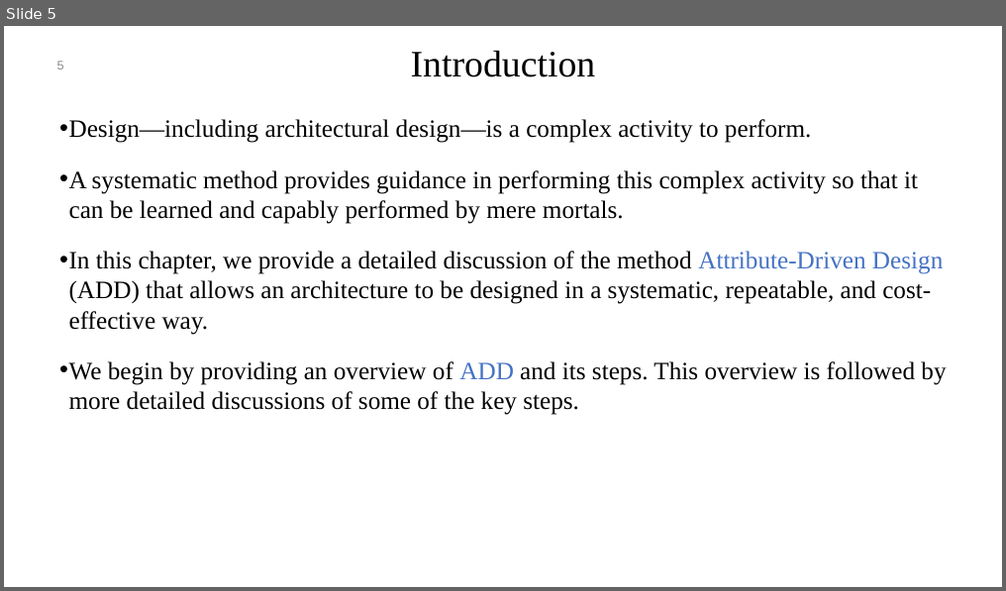
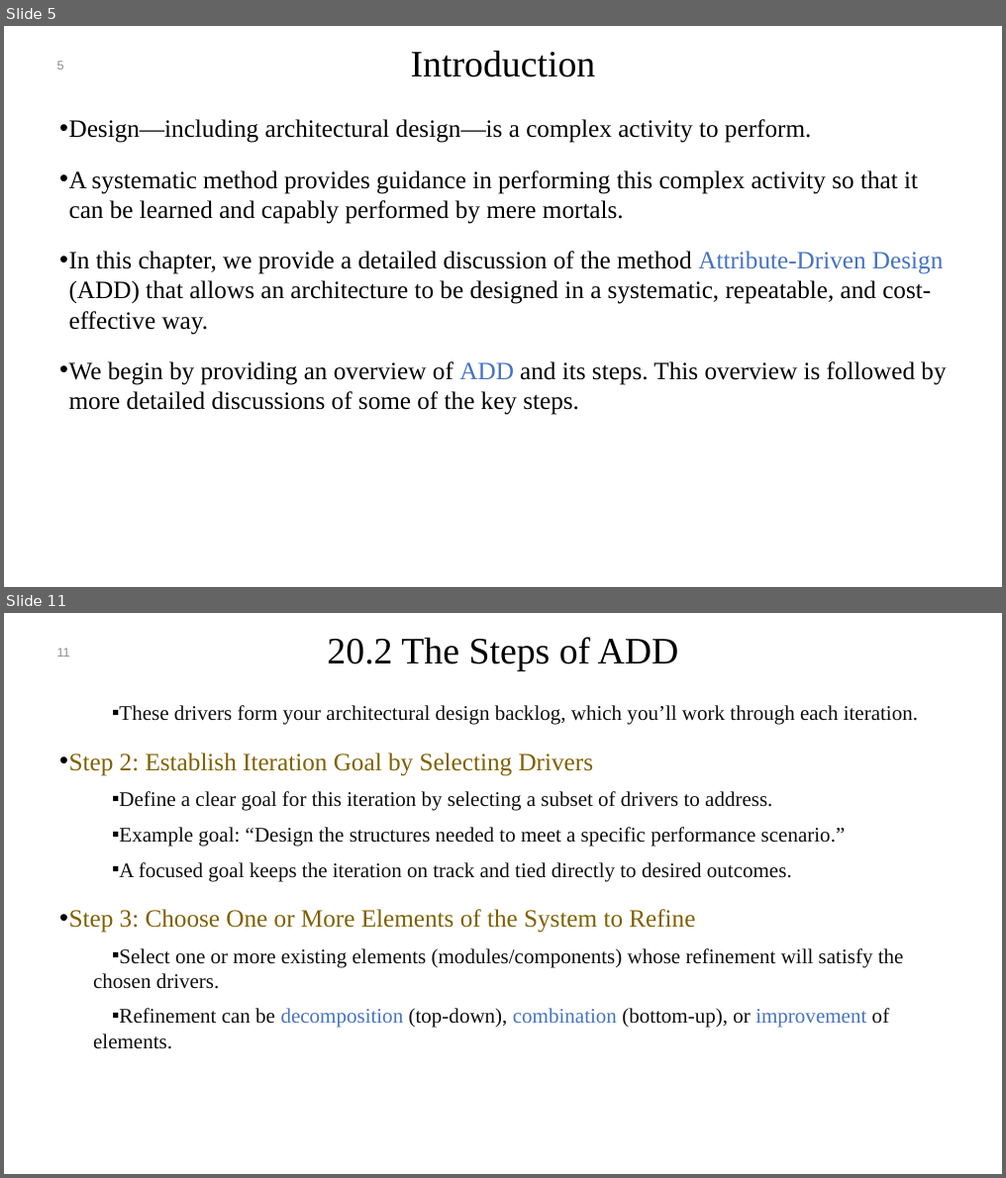
Before and after one commit to mohamad-khorsandi/slides-of-software-architecture-in-practice-4th-ed, a slide deck: chapter 20.pptx. Shown one above the other, each under a label of ours: slide 5 before the commit, slides 5 and 11 after it; the slides between them are not shown. The pictures are 1006x591 and 1006x1178 pixels, drawn with LibreOffice and Linux fonts; fonts in the diff are those of the drawing; background and template pictures are left out. Boxes give left, top, right and bottom in pixels: in the first picture for what was removed or moved away, otherwise in the second. Text is boxed around its words. In the diff, an @@ line names an element or a change of style, - is before the commit and + after.

```diff
--- a/chapter 20.pptx
+++ b/chapter 20.pptx
@@ slide 11 added at <box>4,613,1002,1174</box>, background #FFFFFF @@
@@ title added at <box>327,637,679,671</box>, 36 pt, text #000000 @@
+20.2 The Steps of ADD
@@ page number added at <box>57,648,70,657</box>, 12 pt, text #8C8C8C @@
+11
@@ text added at <box>69,705,918,1050</box>, 20 pt, text #0D0D0D @@
+  ▪ These drivers form your architectural design backlog, which you’ll work through each iteration.
+• Step 2: Establish Iteration Goal by Selecting Drivers
+  ▪ Define a clear goal for this iteration by selecting a subset of drivers to address.
+  ▪ Example goal: “Design the structures needed to meet a specific performance scenario.”
+  ▪ A focused goal keeps the iteration on track and tied directly to desired outcomes.
+• Step 3: Choose One or More Elements of the System to Refine
+  ▪ Select one or more existing elements (modules/components) whose refinement will satisfy the chosen drivers.
+  ▪ Refinement can be decomposition (top-down), combination (bottom-up), or improvement of elements.
```
Also in this commit, not shown: 1 slide changed, 24 other slides added.
